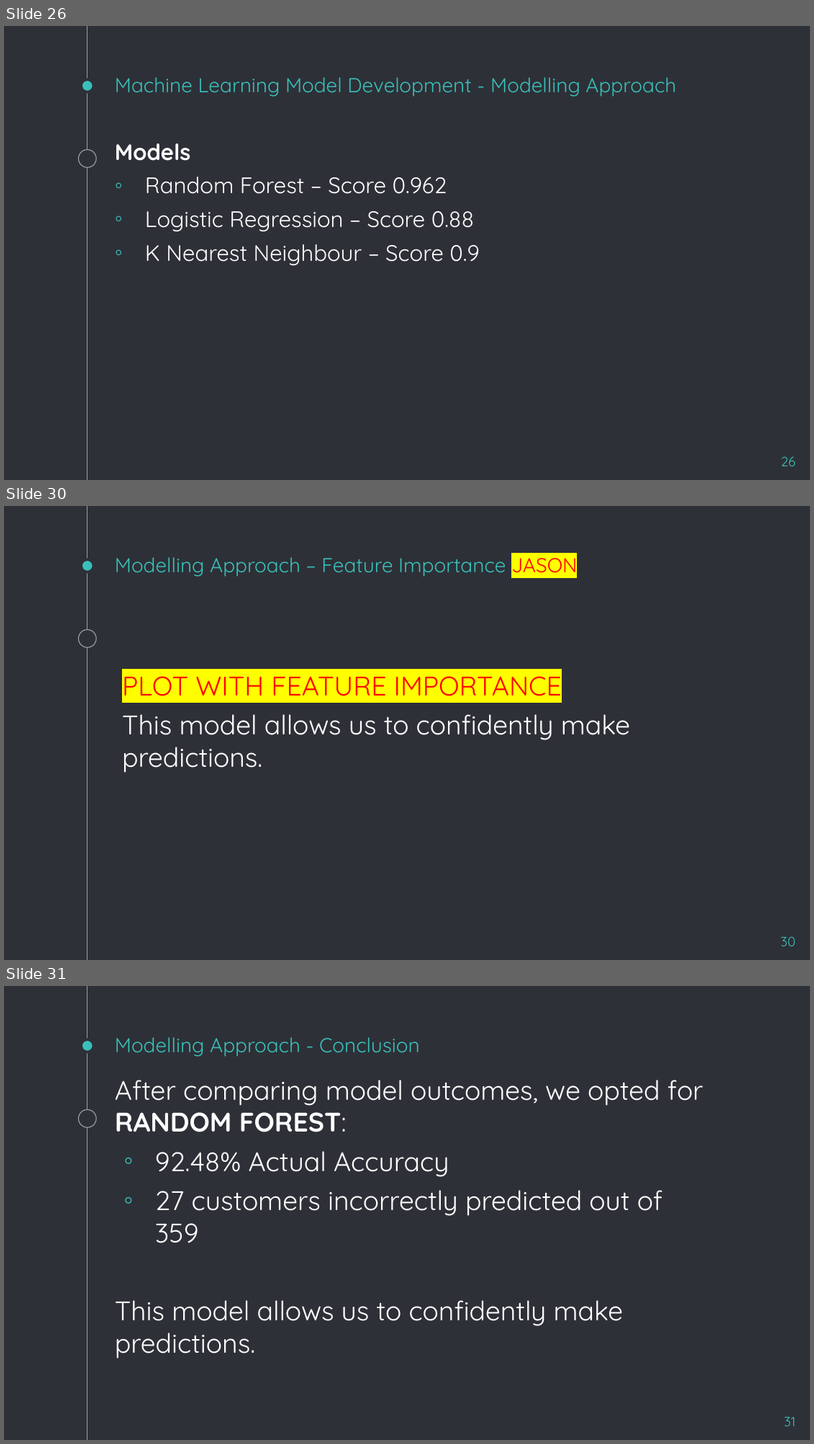
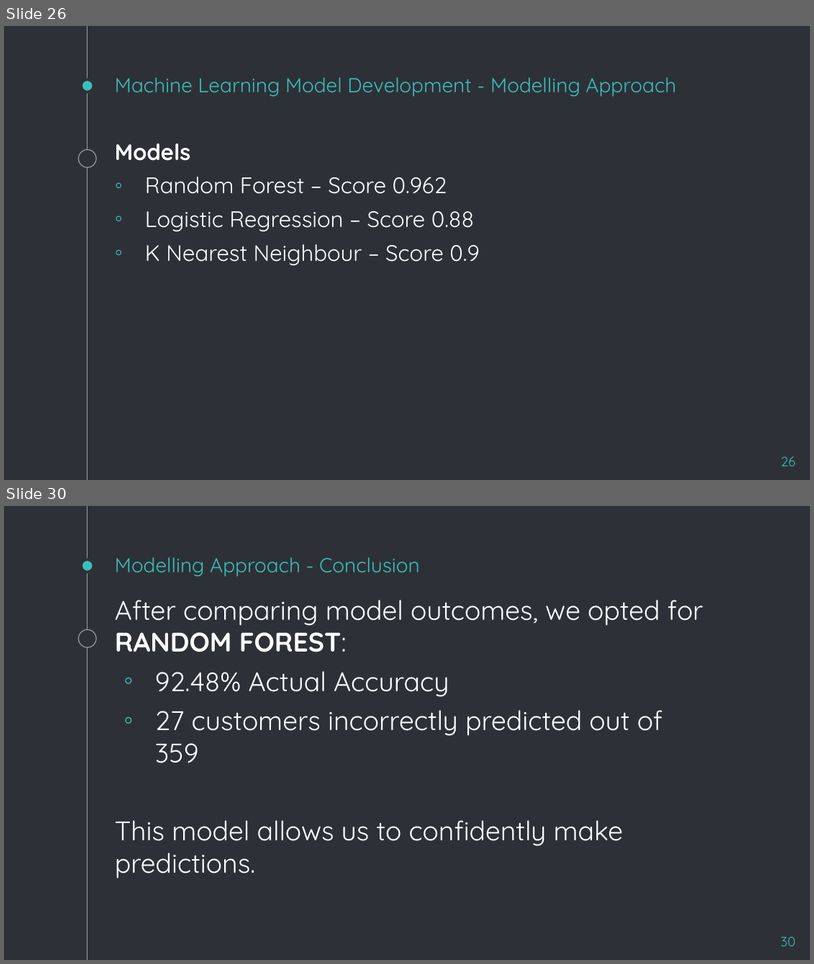
Before and after one commit to jMacProd/Machine-Learning-Credit-Card-Churn, a slide deck: Final Project - Presentation.pptx. Shown one above the other, each under a label of ours: slides 26, 30 and 31 before the commit, slides 26 and 30 after it; the slides between them are not shown. The pictures are 814x1444 and 814x964 pixels, drawn with LibreOffice and Linux fonts; fonts in the diff are those of the drawing. Boxes give left, top, right and bottom in pixels: in the first picture for what was removed or moved away, otherwise in the second. Text is boxed around its words. In the diff, an @@ line names an element or a change of style, - is before the commit and + after.

```diff
--- a/Final Project - Presentation.pptx
+++ b/Final Project - Presentation.pptx
@@ slide 30 removed at [4, 506, 810, 960], background #2E3037; not listed: 3 template elements that a slide beside it also shows @@
@@ title removed at [115, 552, 577, 579] @@
-Modelling Approach – Feature Importance JASON
@@ text removed at [122, 667, 630, 772] @@
-PLOT WITH FEATURE IMPORTANCE
-This model allows us to confidently make predictions.
@@ page number removed at [781, 937, 796, 946] @@
-30
@@ what was slide 31 is now slide 30 @@
@@ page number at [781, 937, 796, 946]: text changed @@
-31
+30
```
Also in this commit, not shown: 1 slide changed, 1 slide added, 3 other files.
